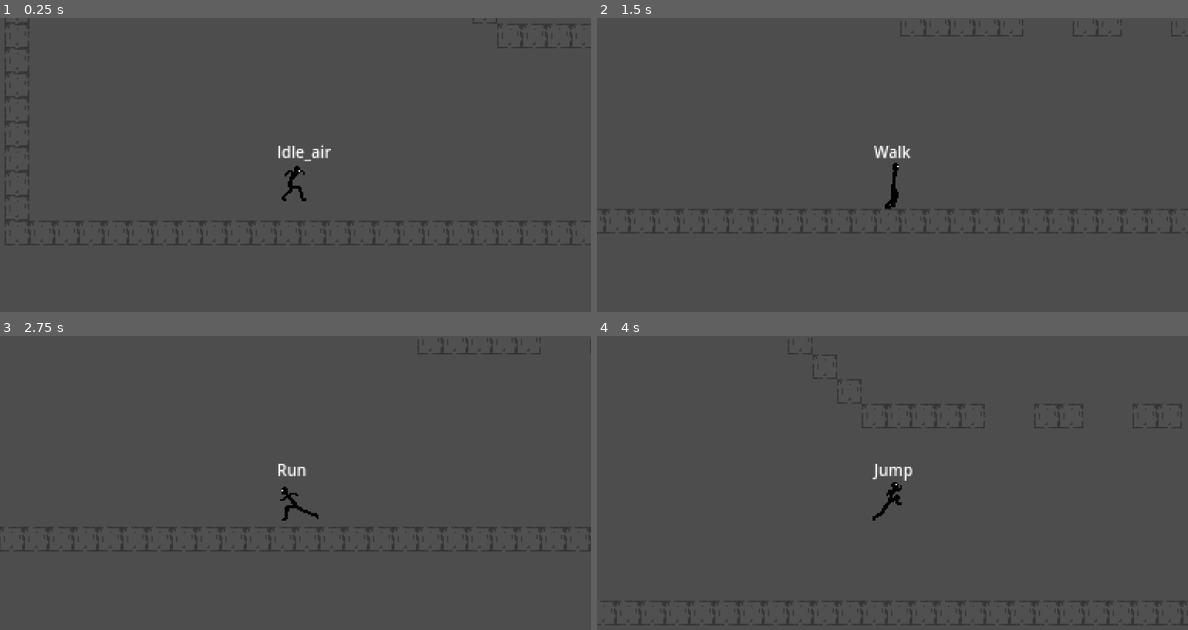
Above: before the commit, frames 1-4 (two rows, left to right).
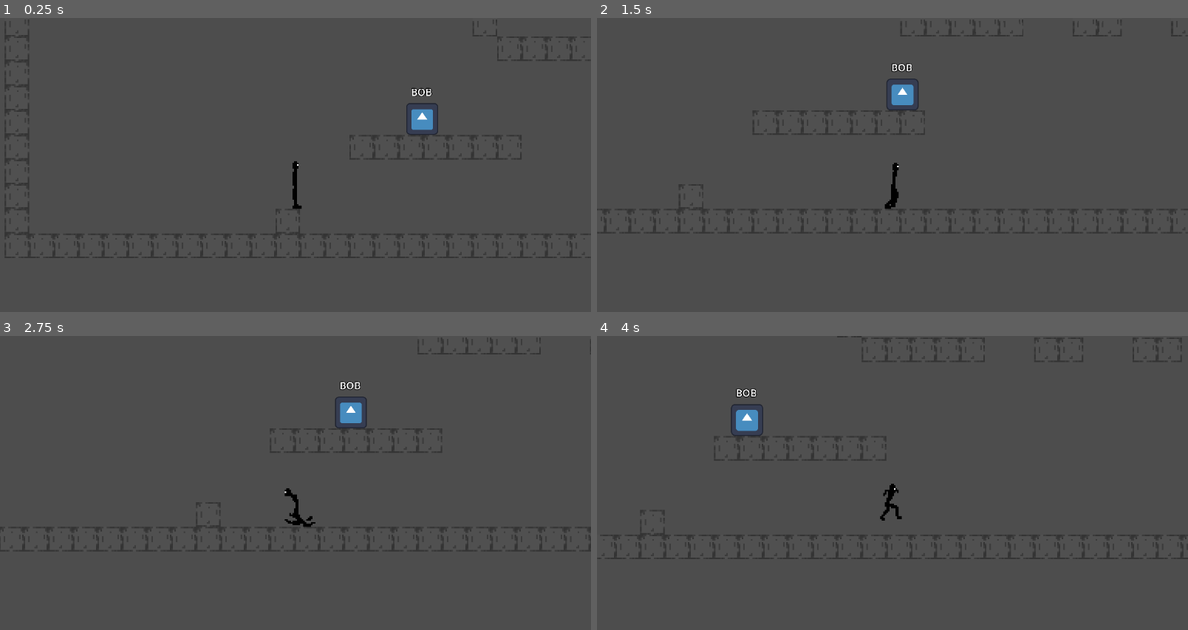
Above: after the commit, the same moments.

Repository: DumitrLeon/LLDF
Game: Godot game, scene res://Scenes/Level_1.tscn
The game is run twice, just before and just after one commit, with the same random seed, the same clock (stepped at 60 frames per second) and the same inputs. The engine's default icon, where the game draws it, is replaced by a stand-in: a white triangle on a blue panel in a dark square.
Inputs:
- Up to frame 1 (0.25 s): no input
- Up to frame 2 (1.5 s): hold Shift (sprint) 0.53-1.28 s; hold D (right) from 0.53 s (still down); tap Space (jump) at 0.77 s; tap Shift (sprint) at 1.35 s
- Up to frame 3 (2.75 s): tap Space (jump) at 1.52 s; release D (right) at 2.03 s; hold A (left) from 2.03 s (still down); hold Shift (sprint) from 2.03 s (still down)
- Up to frame 4 (4 s): release A (left) at 2.78 s; release Shift (sprint) at 2.78 s; hold D (right) from 2.78 s (still down); tap Shift (sprint) at 2.85 s; tap Space (jump) at 3.02, 3.77 s; hold Shift (sprint) from 3.53 s (still down)

The runs differ from the first frame. In frame 1, 2.5% of the frame differs, in the area x 0-100%, y 0-82%; in frame 2, 0.8%; in frame 3, 1.0%; in frame 4, 2.8%, in the area x 0-100%, y 0-99%.

Commit message:
Movement Rework (with bob added)
ho rescritto interamente il codice di movimento e la logica della state machine (quella che si occupa del passaggio tra uno stato e l'altro) e poi ho aggiunto l'amichevole (per poco) bob di quartiere.

Non ho toccato la mappa anche perchè di level design non me ne intendo e anche perchè ho solo un quadratino inutile con cui lavorare nelle tileset

Diff:
--- a/Scenes/Level_1.tscn
+++ b/Scenes/Level_1.tscn
@@ -1,7 +1,8 @@
-[gd_scene load_steps=5 format=4 uid="uid://e6jk8np48fji"]
+[gd_scene load_steps=6 format=4 uid="uid://e6jk8np48fji"]
 
 [ext_resource type="PackedScene" uid="uid://ictw8x784ppy" path="res://Scenes/Player.tscn" id="1_oiua3"]
 [ext_resource type="Texture2D" uid="uid://ceedvxffgqsj2" path="res://Asstets/TileSets/Block.png" id="2_i63mn"]
+[ext_resource type="PackedScene" uid="uid://b1oofy5jbf14u" path="res://Scenes/enemy.tscn" id="3_vnunq"]
 
 [sub_resource type="TileSetAtlasSource" id="TileSetAtlasSource_vnunq"]
 texture = ExtResource("2_i63mn")
@@ -19,5 +20,8 @@
 
 [node name="Map" type="TileMapLayer" parent="."]
 position = Vector2(-19, 18)
-tile_map_data = PackedByteArray("AADy//r/AAAAAAAAAADy//v/AAA …(5088 unchanged characters)… AAAAAAAD6/wEAAAAAAAAAAAD6/wAAAAAAAAAAAAA=")
+tile_map_data = PackedByteArray("AADy//r/AAAAAAAAAADy//v/AAA …(5088 unchanged characters)… AAAAAAAD6/wEAAAAAAAAAAAD6/wAAAAAAAAAAAAAIABsAAAAAAAAAAAAJABsAAAAAAAAAAAAKABsAAAAAAAAAAAALABsAAAAAAAAAAAAMABsAAAAAAAAAAAANABsAAAAAAAAAAAAOABsAAAAAAAAAAAAFAB4AAAAAAAAAAAA=")
 tile_set = SubResource("TileSet_nw7js")
+
+[node name="Enemy" parent="." instance=ExtResource("3_vnunq")]
+position = Vector2(153, 421)
--- a/Scenes/Player.tscn
+++ b/Scenes/Player.tscn
@@ -130,7 +130,7 @@
 "speed": 5.0
 }, {
 "frames": [{
-"duration": 0.8,
+"duration": 0.5,
 "texture": SubResource("AtlasTexture_lslt6")
 }, {
 "duration": 0.8,
@@ -179,6 +179,7 @@
 script = ExtResource("1_dewec")
 
 [node name="Label" type="Label" parent="."]
+visible = false
 offset_left = -12.0
 offset_top = -28.0
 offset_right = 13.0
@@ -196,10 +197,8 @@
 
 [node name="AnimatedSprite2D" type="AnimatedSprite2D" parent="."]
 sprite_frames = SubResource("SpriteFrames_nn08x")
-animation = &"Jump_side"
+animation = &"Jump_up"
 autoplay = "Idle"
-frame = 3
-frame_progress = 1.0
 
 [node name="StateMachine" type="Node" parent="." node_paths=PackedStringArray("initial_state")]
 script = ExtResource("3_gntrk")
--- /dev/null
+++ b/Scenes/enemy.tscn
@@ -0,0 +1,54 @@
+[gd_scene load_steps=6 format=3 uid="uid://b1oofy5jbf14u"]
+
+[ext_resource type="Texture2D" uid="uid://bubcqnyi12fli" path="res://icon.svg" id="1_1f0kj"]
+[ext_resource type="Script" uid="uid://buk86veypy4fo" path="res://Scripts/Enemy/Enemy.gd" id="1_afpow"]
+[ext_resource type="Script" uid="uid://c78ihmia20tsb" path="res://Scripts/Enemy/enemy_state_machine.gd" id="2_afpow"]
+[ext_resource type="Script" uid="uid://c1ph3lyxocgbq" path="res://Scripts/Enemy/patrolling.gd" id="4_287tu"]
+
+[sub_resource type="RectangleShape2D" id="RectangleShape2D_287tu"]
+size = Vector2(102, 104)
+
+[node name="Enemy" type="CharacterBody2D"]
+scale = Vector2(0.16202773, 0.1608604)
+script = ExtResource("1_afpow")
+
+[node name="Sprite2D" type="Sprite2D" parent="."]
+texture = ExtResource("1_1f0kj")
+
+[node name="CollisionShape2D" type="CollisionShape2D" parent="."]
+position = Vector2(0, 12)
+shape = SubResource("RectangleShape2D_287tu")
+
+[node name="AnimationPlayer" type="AnimationPlayer" parent="."]
+
+[node name="EnemyStateMachine" type="Node" parent="." node_paths=PackedStringArray("initial_state")]
+script = ExtResource("2_afpow")
+initial_state = NodePath("Patrolling")
+
+[node name="Patrolling" type="Node" parent="EnemyStateMachine"]
+script = ExtResource("4_287tu")
+metadata/_custom_type_script = "uid://c1ph3lyxocgbq"
+
+[node name="Label" type="Label" parent="."]
+offset_left = -86.40496
+offset_top = -136.76454
+offset_right = 80.59504
+offset_bottom = -81.76454
+theme_override_colors/font_color = Color(1, 1, 1, 1)
+theme_override_colors/font_shadow_color = Color(1, 1, 1, 0)
+theme_override_colors/font_outline_color = Color(0, 0, 0, 1)
+theme_override_constants/line_spacing = 3
+theme_override_constants/paragraph_spacing = 3
+theme_override_constants/shadow_offset_x = 3
+theme_override_constants/shadow_offset_y = 3
+theme_override_constants/outline_size = 10
+theme_override_constants/shadow_outline_size = 3
+theme_override_font_sizes/font_size = 40
+text = "BOB"
+horizontal_alignment = 1
+vertical_alignment = 1
+metadata/_edit_use_anchors_ = true
+
+[node name="RayCast2D" type="RayCast2D" parent="."]
+position = Vector2(80.23316, 55.949127)
+scale = Vector2(5.684247, 1.2403886)
--- /dev/null
+++ b/Scripts/Enemy/Enemy.gd
@@ -0,0 +1,9 @@
+extends CharacterBody2D
+class_name Enemy
+
+@export var gravity = 15
+@export var speed: float = 40.0
+
+@onready var test : Area2D = $test
+@onready var ground_check : RayCast2D = $RayCast2D
+@onready var sprite : Sprite2D = $Sprite2D
--- /dev/null
+++ b/Scripts/Enemy/enemy_state_machine.gd
@@ -0,0 +1,40 @@
+extends Node
+class_name Enemy_fsm
+
+@export var initial_state : State_enemy
+
+var current_state : State_enemy
+var states : Dictionary = {}
+var enemy : Enemy
+
+func _ready() -> void:
+	enemy = get_parent()
+	for child in get_children():
+		if child is State:
+			states[child.name.to_lower()] = child
+			child.Transitioned.connect(on_child_connect)
+		if initial_state:
+			current_state = initial_state
+			current_state.Enter()
+
+func _process(_delta: float) -> void:
+	if current_state:
+		current_state.Update(_delta)
+
+func _physics_process(_delta: float) -> void:
+	if current_state:
+		current_state.Physics_process(_delta)
+
+func on_child_connect(state, new_state_name):
+	if state != current_state:
+		return
+
+	var new_state = states.get(new_state_name.to_lower())
+	if not new_state_name:
+		return
+
+	if current_state:
+		current_state.Exit()
+
+	current_state = new_state
+	new_state.Enter()
--- /dev/null
+++ b/Scripts/Enemy/patrolling.gd
@@ -0,0 +1,39 @@
+extends State_enemy
+class_name Patrolling
+
+var direction : int = 1
+
+func Enter():
+	direction = 1
+
+func Exit():
+	pass
+
+func Update(_delta: float):
+	pass
+
+func Physics_process(delta: float) -> void:
+	if not fsm or not enemy:
+		return
+
+	enemy.velocity.x = direction * enemy.speed
+
+	enemy.move_and_slide()
+
+	if enemy.is_on_wall():
+		_flip_direction(enemy)
+
+	if not enemy.ground_check.is_colliding():
+		_flip_direction(enemy)
+
+	if not enemy.is_on_floor():
+		enemy.velocity.y += enemy.gravity
+
+
+func _flip_direction(enemy):
+	direction *= -1
+	if direction:
+		enemy.sprite.flip_h = false
+	else:
+		enemy.sprite.flip_h = true
+	enemy.ground_check.position.x *= -1
--- /dev/null
+++ b/Scripts/Enemy/state_enemy.gd
@@ -0,0 +1,23 @@
+extends Node
+class_name State_enemy
+
+var enemy : Enemy
+var fsm : Enemy_fsm
+var anim : AnimationPlayer
+
+func _ready() -> void:
+	fsm = get_parent()
+	enemy = fsm.get_parent()
+	anim = enemy.find_child("AnimationPlayer")
+
+func Enter():
+	pass
+
+func Exit():
+	pass
+
+func Update(_delta: float):
+	pass
+
+func Physics_process(delta: float) -> void:
+	pass
--- a/Scripts/Jump.gd
+++ b/Scripts/Jump.gd
@@ -1,10 +1,14 @@
 extends Movement
 class_name Jump
 
-var frame_progress = 0
-
 func Enter():
 	player.velocity.y = player.jump_boost
+	if abs(player.velocity.x) < 0.1:
+		anim.play("Jump_up")
+	else:
+		anim.play("Jump_side")
+
+
 
 
 func Update(_delta: float):
@@ -18,9 +22,11 @@
 	if check_floor():
 		Transitioned.emit(self, "idle")
 
-	frame_progress = anim.frame_progress
-	if abs(player.velocity.x) < 0.1:
+	if player.dir == 0:
 		anim.play("Jump_up")
+		anim.stop()
+		anim.frame = 2
 	else:
 		anim.play("Jump_side")
-	anim.frame_progress = frame_progress
+		anim.stop()
+		anim.frame = 2
--- a/Scripts/State.gd
+++ b/Scripts/State.gd
@@ -3,8 +3,8 @@
 
 @warning_ignore("unused_signal")
 signal Transitioned
-var player
-var anim
+var player : Player
+var anim : AnimatedSprite2D
 var StateMachine = FiniteStateMachine
 
 func _ready() -> void:
Not shown, added: Scripts/Enemy/Enemy.gd.uid
Not shown, added: Scripts/Enemy/enemy_state_machine.gd.uid
Not shown, added: Scripts/Enemy/patrolling.gd.uid
Not shown, added: Scripts/Enemy/state_enemy.gd.uid
Not shown, changed: Build/Runner.pck
